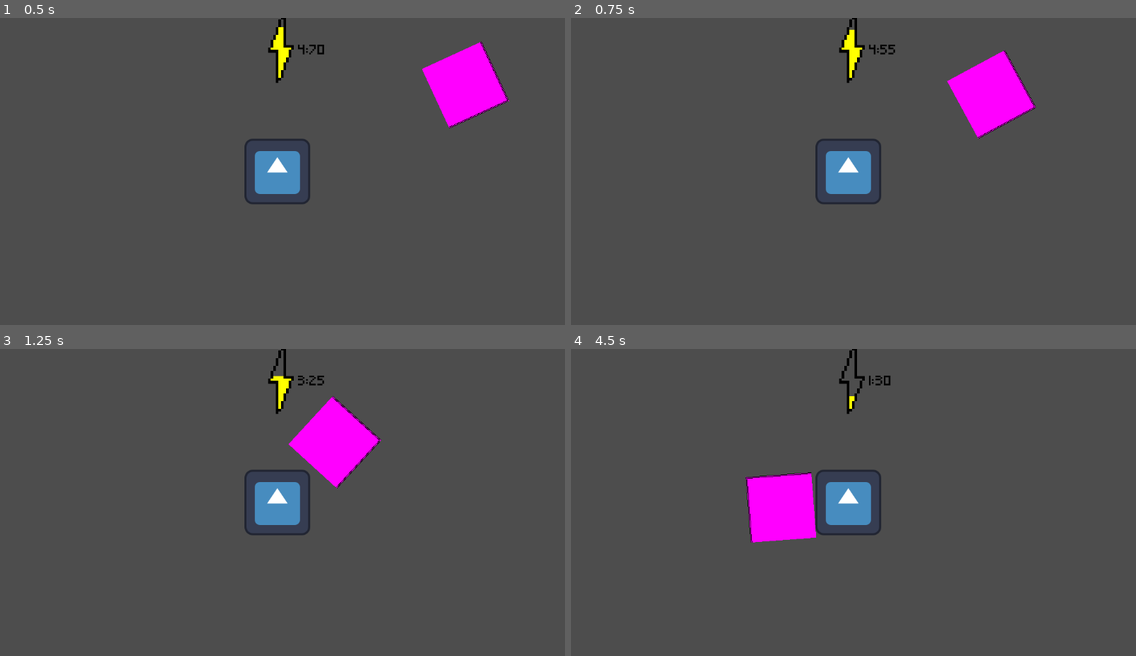
Above: before the commit, frames 1-4 (two rows, left to right).
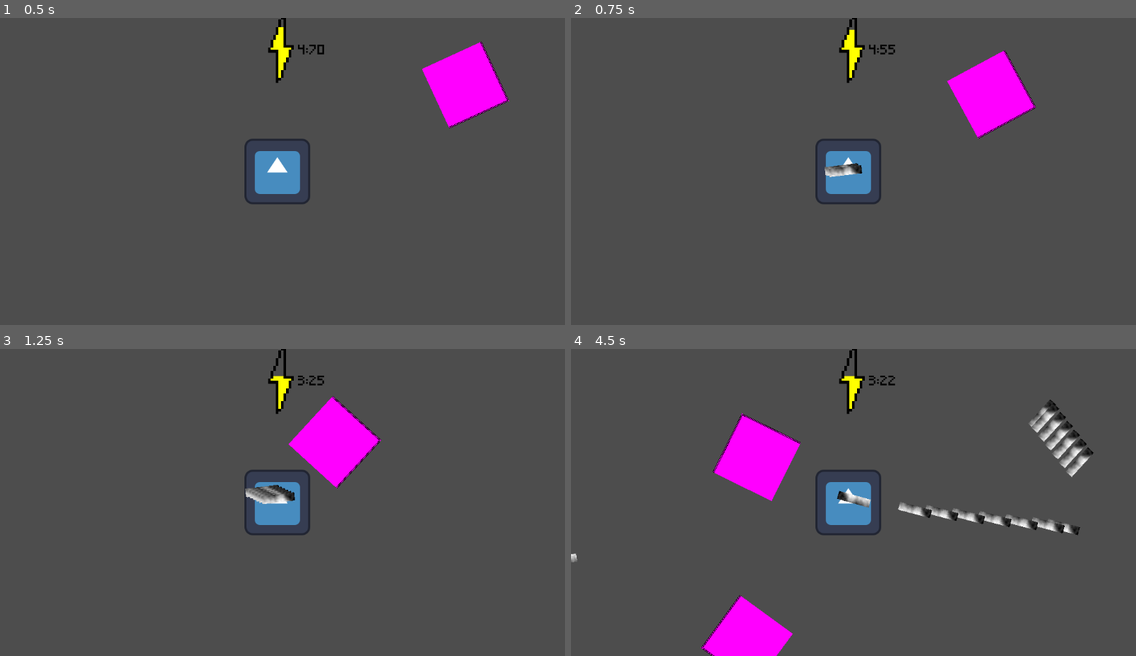
Above: after the commit, the same moments.

Repository: AJISGit/GMTK-2026-Game
Game: Godot game, scene res://scenes/main_scene.tscn
Same seed, same stepped clock (60 frames per second), same inputs: the game is played once before the commit and once after it. The engine's default icon, where the game draws it, is replaced by a stand-in: a white triangle on a blue panel in a dark square.
Inputs (mouse positions are in pixels of both pictures, inside the frame that each line leads up to):
- Up to frame 1 (0.5 s): no input
- Up to frame 2 (0.75 s): move the mouse to (977, 156) at 0.52 s; press the mouse at (977, 156) at 0.53 s; hold D (move_right) from 0.53 s (still down)
- Up to frame 3 (1.25 s): keep holding D (move_right)
- Up to frame 4 (4.5 s): move the mouse to (740, 517) at 1.27 s; release D (move_right) at 1.28 s; release the mouse at (740, 517) at 1.28 s; hold S (move_down) 1.28-2.03 s; click (740, 517) at 1.35 s; move the mouse to (910, 434) at 2.02 s; press the mouse at (910, 434) at 2.03 s; hold D (move_right) 2.03-2.78 s; move the mouse to (825, 563) at 2.77 s; release the mouse at (825, 563) at 2.78 s; hold W (move_up) 2.78-3.53 s; click (825, 563) at 2.85 s; move the mouse to (1023, 548) at 3.52 s; press the mouse at (1023, 548) at 3.53 s; hold A (move_left) from 3.53 s (still down); move the mouse to (684, 456) at 4.27 s; release the mouse at (684, 456) at 4.28 s; click (684, 456) at 4.35 s

Frame 1 is identical in both runs. In frame 2, 0.2% of the frame differs, in the area x 44-52%, y 47-52%; in frame 3, 0.4%; in frame 4, 8.3%, in the area x 0-93%, y 8-100%.

Commit message:
Give the player bullets and make the enemies get dealt damage when they get hit

Diff:
--- a/project.godot
+++ b/project.godot
@@ -47,6 +47,11 @@
 , Object(InputEventKey,"resource_local_to_scene":false,"resource_name":"","device":-1,"window_id":0,"alt_pressed":false …(186 unchanged characters)…
 ]
 }
+shoot={
+"deadzone": 0.2,
+"events": [Object(InputEventMouseButton,"resource_local_to_scene":false,"resource_name":"","device":-1,"window_id":0,"alt_pressed":false,"shift_pressed":false,"ctrl_pressed":false,"meta_pressed":false,"button_mask":1,"position":Vector2(190, 13),"global_position":Vector2(197, 50),"factor":1.0,"button_index":1,"canceled":false,"pressed":true,"double_click":false,"script":null)
+]
+}
 
 [physics]
 
--- /dev/null
+++ b/scenes/bullet.tscn
@@ -0,0 +1,27 @@
+[gd_scene format=3 uid="uid://fnu7j06os0vr"]
+
+[ext_resource type="Script" uid="uid://b47h7khfbvv00" path="res://scripts/bullet.gd" id="1_mkf8s"]
+
+[sub_resource type="Gradient" id="Gradient_y25gk"]
+
+[sub_resource type="FastNoiseLite" id="FastNoiseLite_l5glv"]
+
+[sub_resource type="NoiseTexture2D" id="NoiseTexture2D_eoqba"]
+width = 64
+height = 16
+noise = SubResource("FastNoiseLite_l5glv")
+color_ramp = SubResource("Gradient_y25gk")
+
+[sub_resource type="RectangleShape2D" id="RectangleShape2D_qncy5"]
+size = Vector2(64, 16)
+
+[node name="Bullet" type="Area2D" unique_id=72782140]
+script = ExtResource("1_mkf8s")
+
+[node name="Sprite2D" type="Sprite2D" parent="." unique_id=730386288]
+texture = SubResource("NoiseTexture2D_eoqba")
+
+[node name="CollisionShape2D" type="CollisionShape2D" parent="." unique_id=1640568222]
+shape = SubResource("RectangleShape2D_qncy5")
+
+[connection signal="body_entered" from="." to="." method="_on_body_entered"]
--- a/scenes/main_scene.tscn
+++ b/scenes/main_scene.tscn
@@ -219,3 +219,11 @@
 [node name="Enemy" parent="." unique_id=921402794 instance=ExtResource("5_gubc5")]
 position = Vector2(442, -204)
 walk_speed = 10.0
+
+[node name="Enemy2" parent="." unique_id=1571147883 instance=ExtResource("5_gubc5")]
+position = Vector2(-726, -401)
+walk_speed = 10.0
+
+[node name="Enemy3" parent="." unique_id=679403479 instance=ExtResource("5_gubc5")]
+position = Vector2(-674, 714)
+walk_speed = 10.0
--- a/scenes/player.tscn
+++ b/scenes/player.tscn
@@ -42,4 +42,8 @@
 wait_time = 2.0
 one_shot = true
 
+[node name="ShootTimer" type="Timer" parent="." unique_id=1021970185]
+wait_time = 0.1
+one_shot = true
+
 [connection signal="timeout" from="Timer" to="." method="_on_timer_timeout"]
--- a/scripts/base_enemy.gd
+++ b/scripts/base_enemy.gd
@@ -27,6 +27,10 @@
 
 func _physics_process(delta: float) -> void:
 
+	if (health < 0):
+		%Player.current_energy += energy
+		queue_free()
+
 	look_at(%Player.position)
 
 	velocity = Vector2(1.0, 0.0).rotated(rotation) * walk_speed * delta
--- /dev/null
+++ b/scripts/bullet.gd
@@ -0,0 +1,22 @@
+extends Area2D
+class_name Bullet
+
+
+var speed: float = 200.0
+var damage: float = 0.1
+var from_plr: bool = true
+
+func _physics_process(delta: float) -> void:
+	position += Vector2(1.0, 0.0).rotated(rotation) * speed * delta
+
+func _on_body_entered(body: Node2D):
+	if (body == $"../Player"):
+		print("My eggnog just turned into a pizza")
+		if (from_plr): return
+		print("But now it smells")
+		body.subtract_energy(damage)
+	else:
+		if (!(body as Enemy)): pass
+		body.health -= damage
+
+	queue_free()
--- a/scripts/robot.gd
+++ b/scripts/robot.gd
@@ -16,6 +16,11 @@
 @export var walk_speed: float = 15.0
 
 
+var can_shoot: bool = true
+
+const BULLET_RESOURCE = preload("res://scenes/bullet.tscn")
+
+
 func _ready() -> void:
 	walk_speed *= 1000
 
@@ -32,25 +37,41 @@
 
 
 
+
 func _physics_process(delta: float) -> void:
 
 
 	var x_pressed: bool = false
 	var y_pressed: bool = false
 
+	if ($ShootTimer.is_stopped()):
+		$ShootTimer.start()
+		can_shoot = true
 
-	if Input.is_action_pressed("move_up"):
+
+	if (Input.is_action_pressed("move_up")):
 		velocity.y = -walk_speed * delta
 		y_pressed = true
-	if Input.is_action_pressed("move_left"):
+	if (Input.is_action_pressed("move_left")):
 		velocity.x = -walk_speed * delta
 		x_pressed = true
-	if Input.is_action_pressed("move_down"):
+	if (Input.is_action_pressed("move_down")):
 		velocity.y = walk_speed * delta
 		y_pressed = true
-	if Input.is_action_pressed("move_right"):
+	if (Input.is_action_pressed("move_right")):
 		velocity.x = walk_speed * delta
 		x_pressed = true
+	if (Input.is_action_pressed("shoot")):
+
+		if (can_shoot):
+
+			var bullet: Bullet = BULLET_RESOURCE.instantiate()
+			bullet.position = position
+			bullet.look_at(get_global_mouse_position())
+			bullet.damage = 1.0
+			$"..".add_child(bullet)
+			can_shoot = false
+
 
 	if (!x_pressed):
 		velocity.x = 0.0
Not shown, added: scripts/bullet.gd.uid
